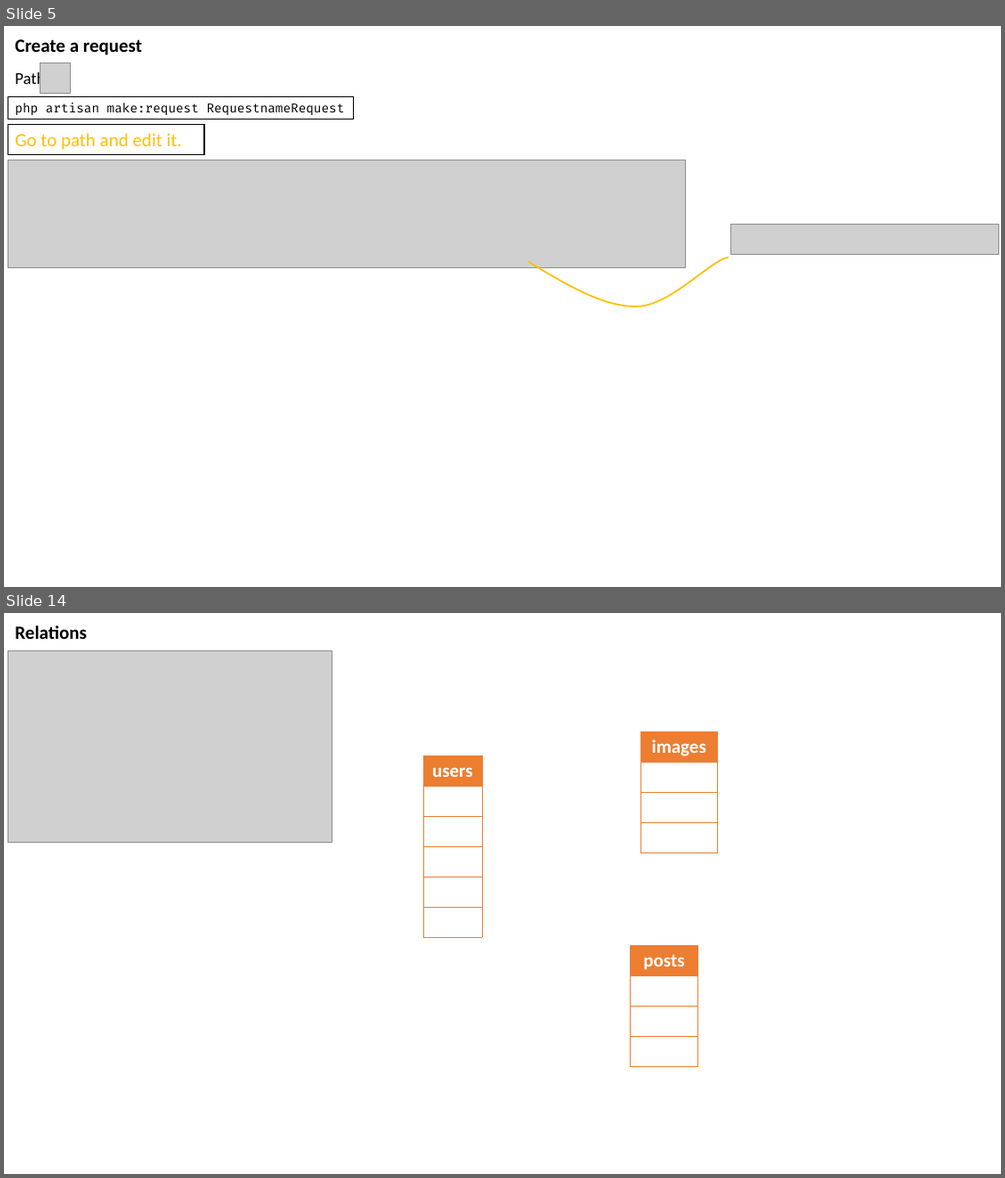
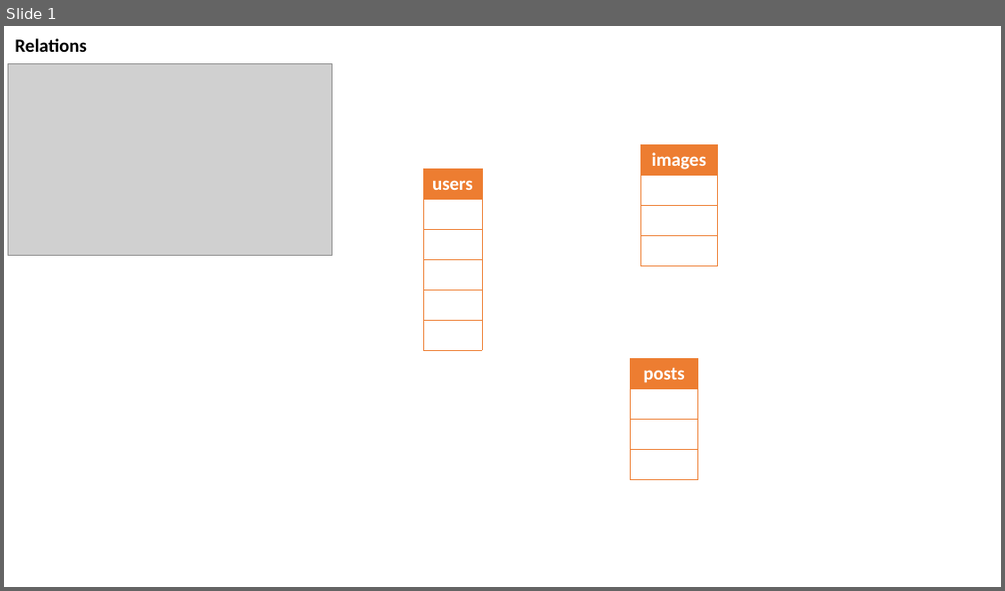
Before and after one commit to MohammadFAHssn/Udemy--Lets-Learn-Laravel--A-Guided-Path-For-Beginners, a slide deck: Presentation1.pptx. Shown one above the other, each under a label of ours: slides 5 and 14 before the commit, slide 1 after it; the slides between them are not shown. The pictures are 1005x1178 and 1005x591 pixels, drawn with LibreOffice and Linux fonts; fonts in the diff are those of the drawing; grey boxes stand for pictures. Boxes give left, top, right and bottom in pixels: in the first picture for what was removed or moved away, otherwise in the second. Text is boxed around its words. In the diff, an @@ line names an element or a change of style, - is before the commit and + after.

```diff
--- a/Presentation1.pptx
+++ b/Presentation1.pptx
@@ slide 5 removed at <box>4,26,1001,587</box>, background #FFFFFF @@
@@ text removed at <box>15,39,142,55</box> @@
-Create a request
@@ text removed at <box>15,70,49,88</box> @@
-Path:
@@ picture removed at <box>40,63,70,94</box> @@
@@ rectangle removed at <box>8,96,353,119</box> @@
-php artisan make:request RequestnameRequest
@@ rectangle removed at <box>8,125,204,155</box> @@
-Go to path and edit it.
@@ picture removed at <box>8,160,685,267</box> @@
@@ picture removed at <box>731,224,998,254</box> @@
@@ freeform shape removed at <box>528,257,728,306</box> @@
@@ what was slide 14 is now slide 1 @@
```
Also in this commit, not shown: 12 other slides removed, 16 other files.
